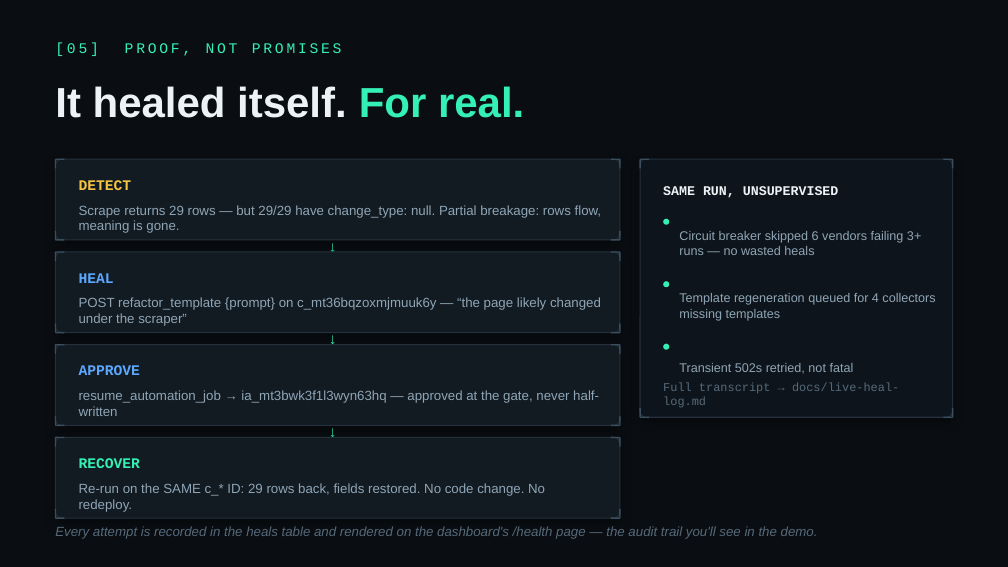
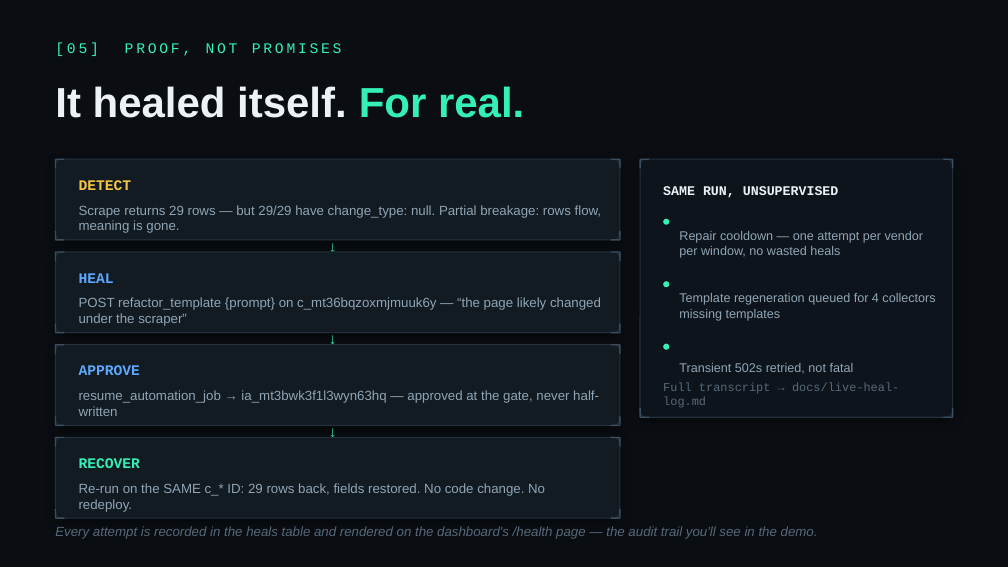
Before and after one commit to rajkumarpawar07/modelpulse, a slide deck: slide 6 of docs/modelpulse-demo-deck.pptx. Drawn at 1008x567 pixels with LibreOffice and Linux fonts; fonts in the diff are those of the drawing. Boxes give left, top, right and bottom in pixels: in the first picture for what was removed or moved away, otherwise in the second. Text is boxed around its words. In the diff, an @@ line names an element or a change of style, - is before the commit and + after.

```diff
--- a/docs/modelpulse-demo-deck.pptx
+++ b/docs/modelpulse-demo-deck.pptx
@@ text at <box>679,231,924,258</box>: text changed @@
-Circuit breaker skipped 6 vendors failing 3+ runs — no wasted heals
+Repair cooldown — one attempt per vendor per window, no wasted heals
```
Also in this commit, not shown: 9 other files.
